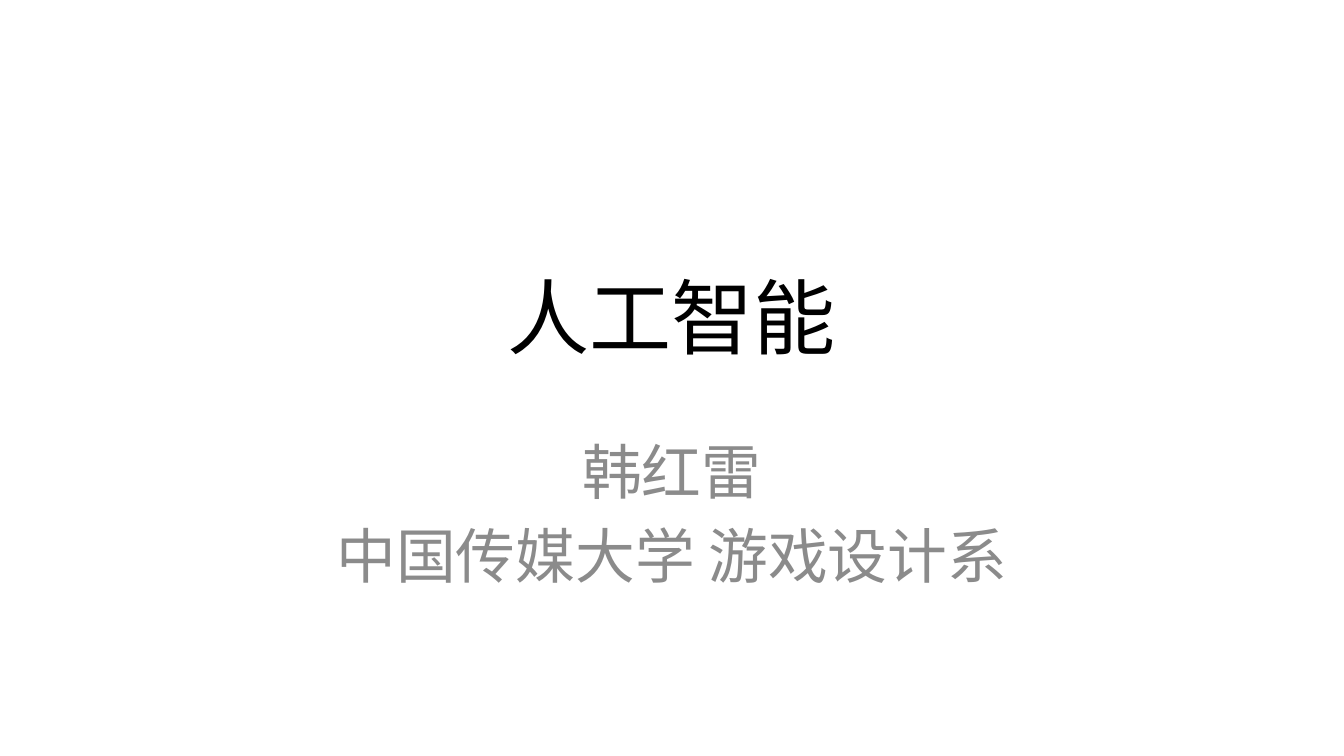
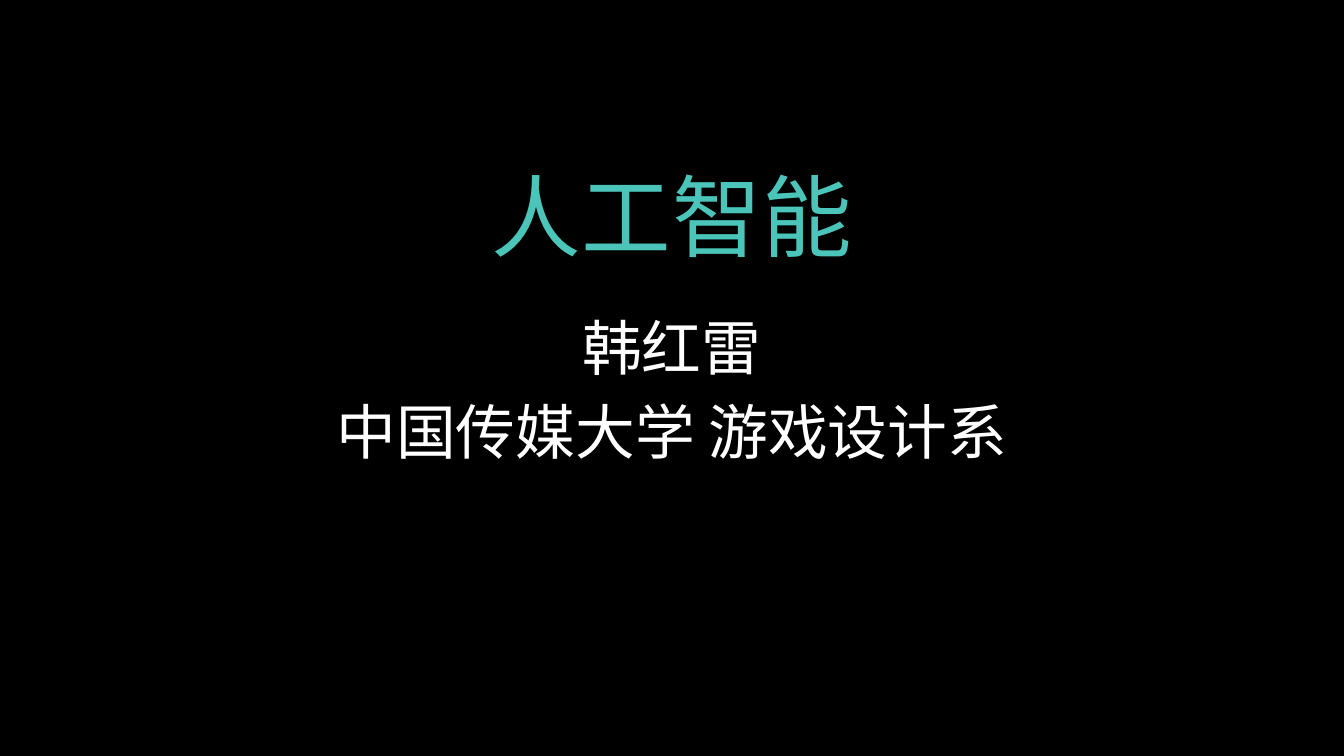
Before and after one commit to hanhonglei/Course_GameEngine, a slide deck: slide 1 of Slides/Principle/13 人工智能/13 人工智能.pptx. Drawn at 1344x756 pixels with LibreOffice and Linux fonts; fonts in the diff are those of the drawing; background and template pictures are left out. Boxes give left, top, right and bottom in pixels: in the first picture for what was removed or moved away, otherwise in the second. Text is boxed around its words. In the diff, an @@ line names an element or a change of style, - is before the commit and + after.

```diff
--- a/Slides/Principle/13 人工智能/13 人工智能.pptx
+++ b/Slides/Principle/13 人工智能/13 人工智能.pptx
@@ background #FFFFFF to picture (left out) @@
@@ title "人工智能": place and size @@
-title "人工智能" at <box>508,279,836,355</box>
+title "人工智能" at <box>491,174,852,257</box>
@@ title "人工智能" at <box>491,174,852,257</box>: size 44 to 48 pt, text colour #000000 to #4BC5B9, letter spacing 0 to 0.5 pt @@
@@ subtitle "韩红雷": place and size @@
-subtitle "韩红雷" at <box>336,444,1007,583</box>
+subtitle "韩红雷" at <box>336,319,1007,459</box>
@@ subtitle "韩红雷" at <box>336,319,1007,459</box>: font Calibri to Times New Roman, text colour #8C8C8C to #FFFFFF @@
```
Also in this commit, not shown: 1 other slide changed, 84 slides added, 53 other files.
